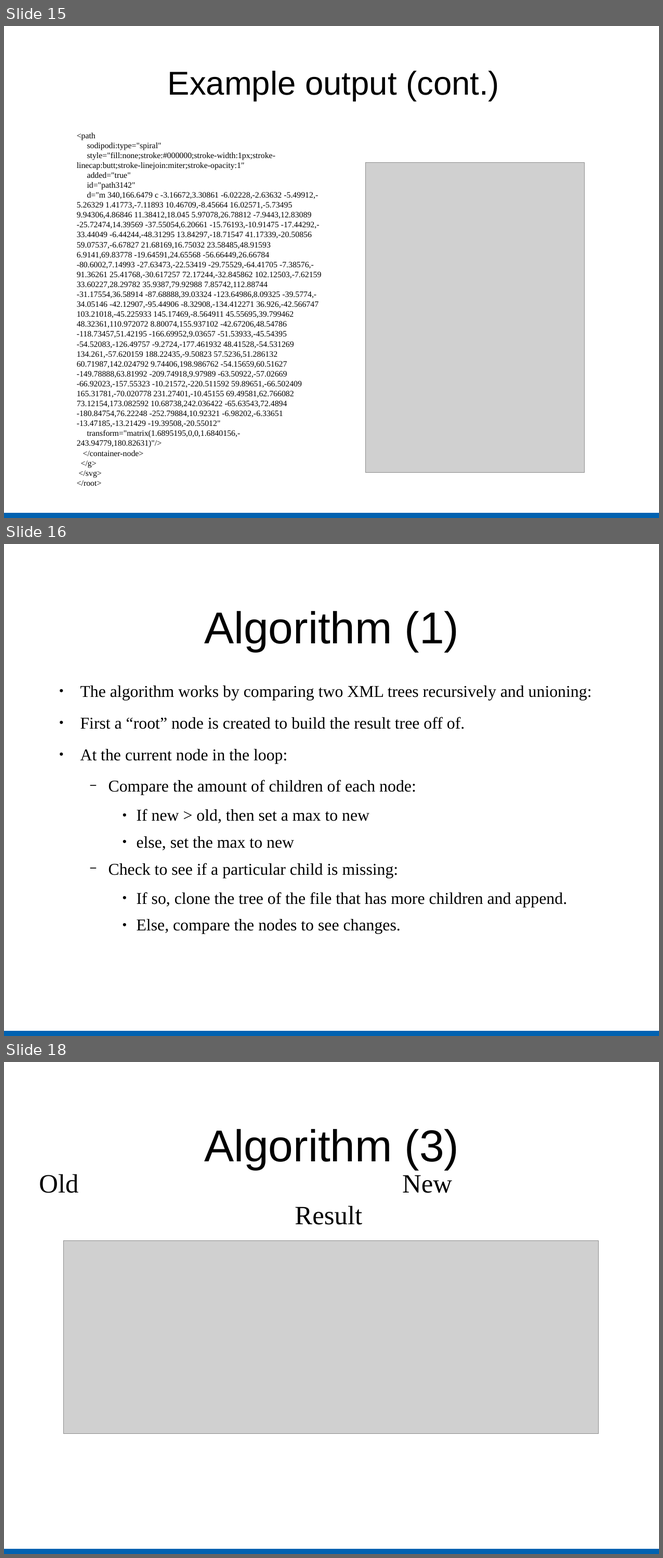
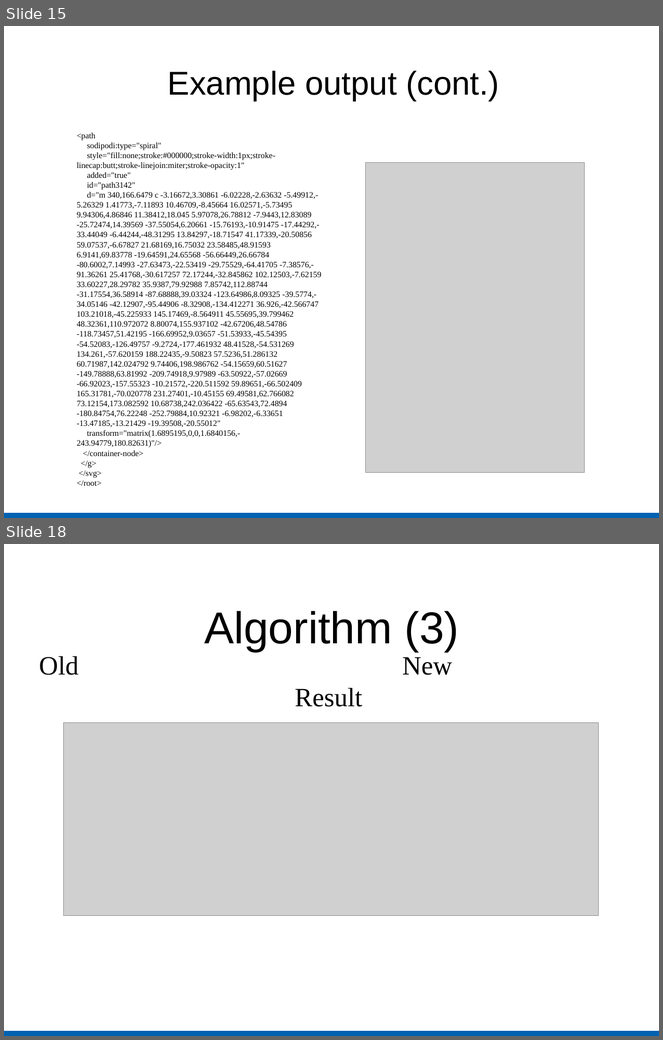
Before and after one commit to kratos12000/FastXMLDiff, a slide deck: Presentation/Slides.odp. Shown one above the other, each under a label of ours: slides 15, 16 and 18 before the commit, slides 15 and 18 after it; the slides between them are not shown. The pictures are 663x1558 and 663x1040 pixels, drawn with LibreOffice and Linux fonts; fonts in the diff are those of the drawing; grey boxes stand for pictures. Boxes give left, top, right and bottom in pixels: in the first picture for what was removed or moved away, otherwise in the second. Text is boxed around its words. In the diff, an @@ line names an element or a change of style, - is before the commit and + after.

Commit message:
Rewrote algorithm section a little.
Also cleaned up a few other slides. Nothing major.

```diff
--- a/Presentation/Slides.odp
+++ b/Presentation/Slides.odp
@@ slide 16 removed at bbox=[4, 544, 659, 1036], background #FFFFFF; not listed: 1 template element that a slide beside it also shows @@
@@ title removed at bbox=[204, 611, 460, 652] @@
-Algorithm (1)
@@ text removed at bbox=[80, 685, 592, 934] @@
-● The algorithm works by comparing two XML trees recursively and unioning:
-● First a “root” node is created to build the result tree off of.
-● At the current node in the loop:
-  − Compare the amount of children of each node:
-    ● If new > old, then set a max to new
-    ● else, set the max to new
-  − Check to see if a particular child is missing:
-    ● If so, clone the tree of the file that has more children and append.
-    ● Else, compare the nodes to see changes.
```
Also in this commit, not shown: 5 slides changed, 2 slides added, 1 other slide removed.
